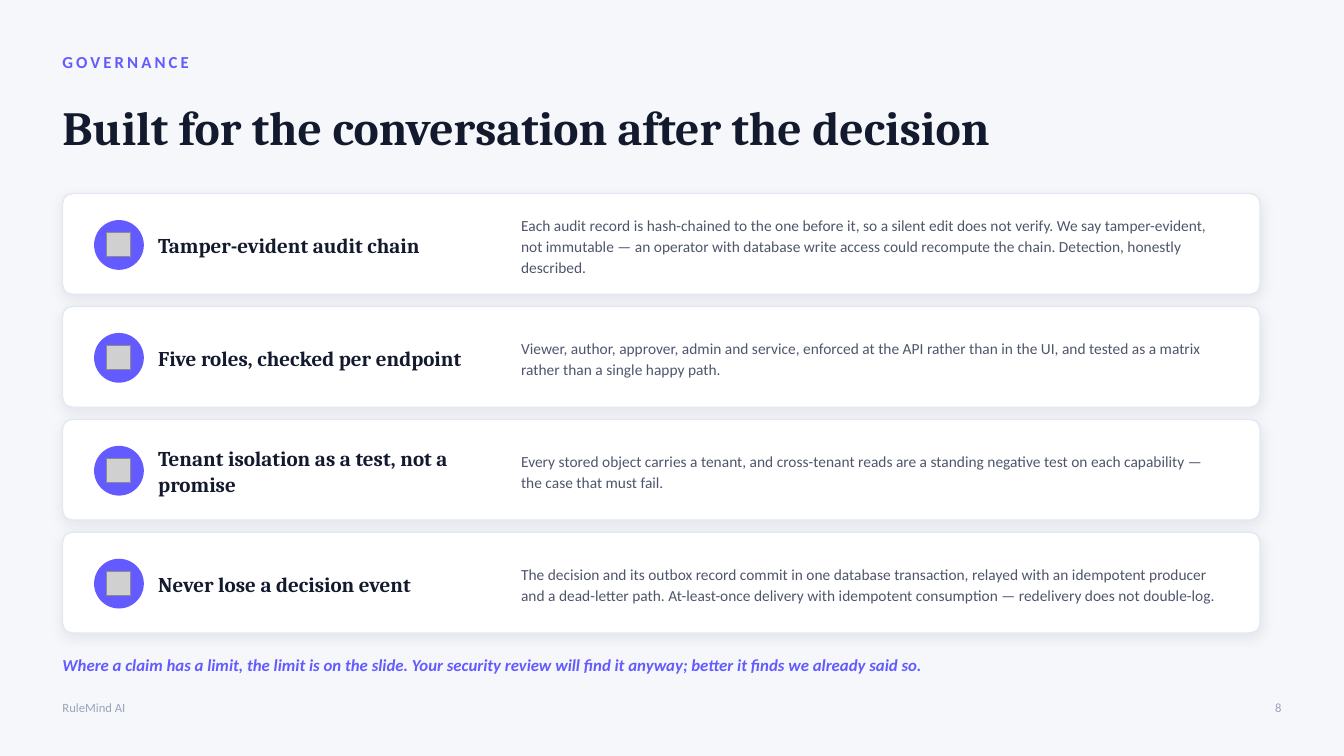
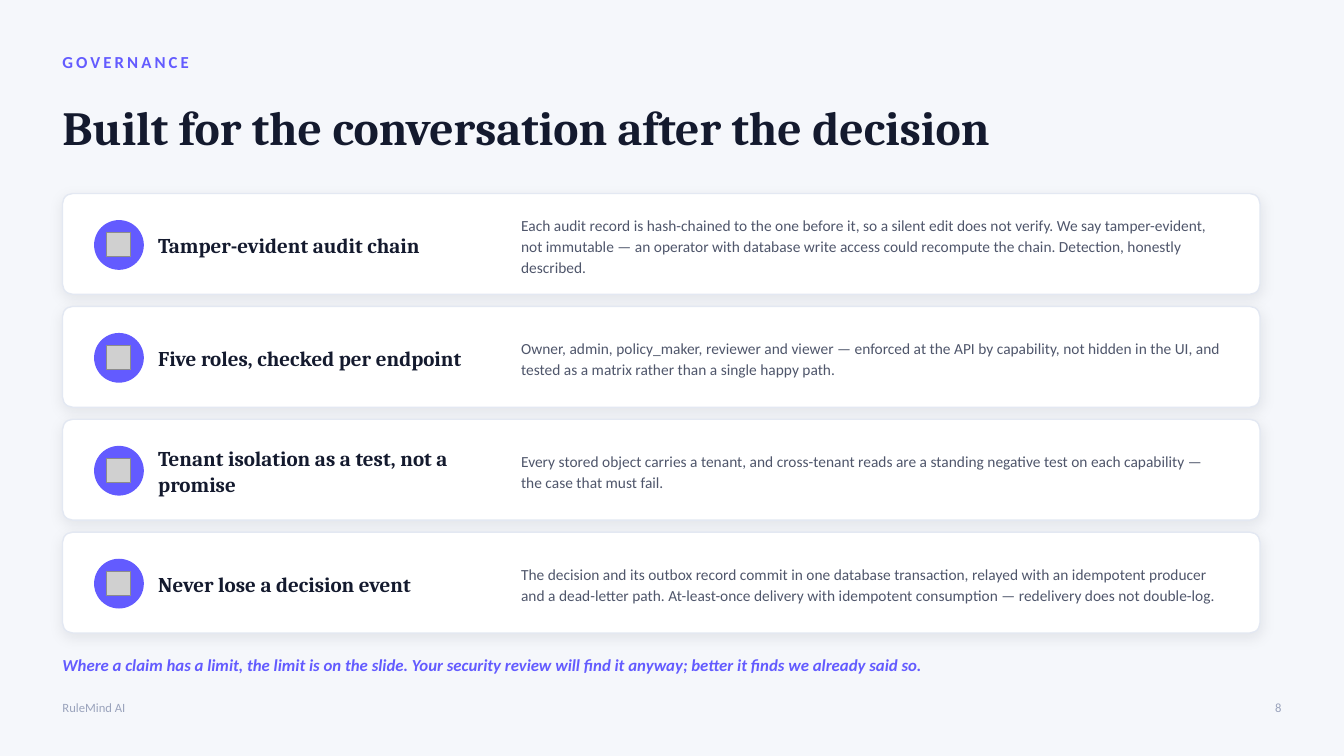
Before and after one commit to tanmayiift/rulemind-ai, a slide deck: slide 8 of docs/deck/RuleMind-AI.pptx. Drawn at 1344x756 pixels with LibreOffice and Linux fonts; fonts in the diff are those of the drawing; grey boxes stand for pictures. Boxes give left, top, right and bottom in pixels: in the first picture for what was removed or moved away, otherwise in the second. Text is boxed around its words. In the diff, an @@ line names an element or a change of style, - is before the commit and + after.

Commit message:
fix(deck): slide 8 invented three of the five RBAC role names [skip ci]
It said "viewer, author, approver, admin and service". The real five, from
ROLE_CAPABILITIES at app/rbac.py:39, are owner, admin, policy_maker, reviewer and
viewer. The COUNT was right and three of the NAMES were made up -- which is worse
than a missing feature, because a buyer who opens rbac.py finds different words than
the deck used.

Recorded in the do-not-claim table with the rule that produced it: names come from
the source, not from memory. Same class as the "0 external dependencies" fix.

Also adds two verified rows to the sourcing table, including a backup/restore drill
run today -- 41 tables / 165 rows, audit hash chain re-verified IN THE RESTORED COPY,
which is the check that catches a dump that silently drops or reorders audit rows.

```diff
--- a/docs/deck/RuleMind-AI.pptx
+++ b/docs/deck/RuleMind-AI.pptx
@@ text at <box>521,343,1220,378</box>: text changed @@
-Viewer, author, approver, admin and service, enforced at the API rather than in the UI, and tested as a matrix rather than a single happy path.
+Owner, admin, policy_maker, reviewer and viewer — enforced at the API by capability, not hidden in the UI, and tested as a matrix rather than a single happy path.
```
Also in this commit, not shown: 2 other files.
